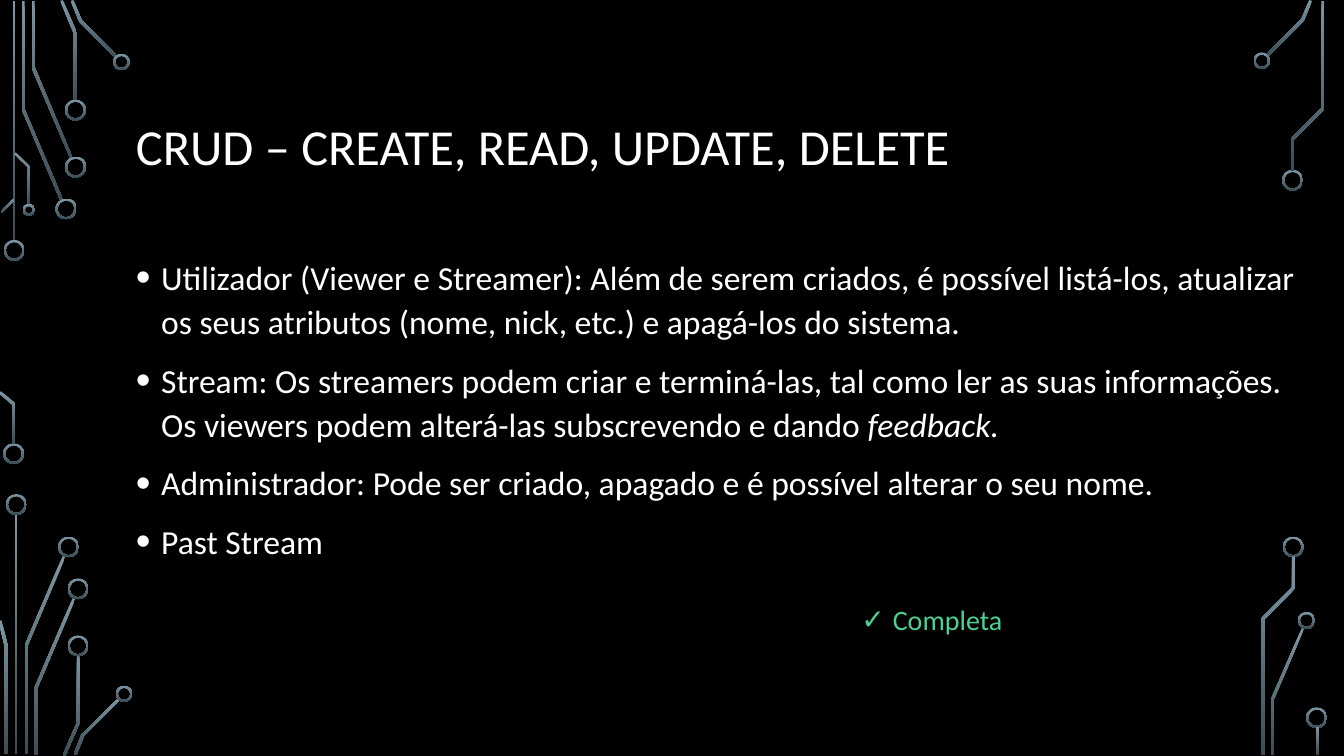
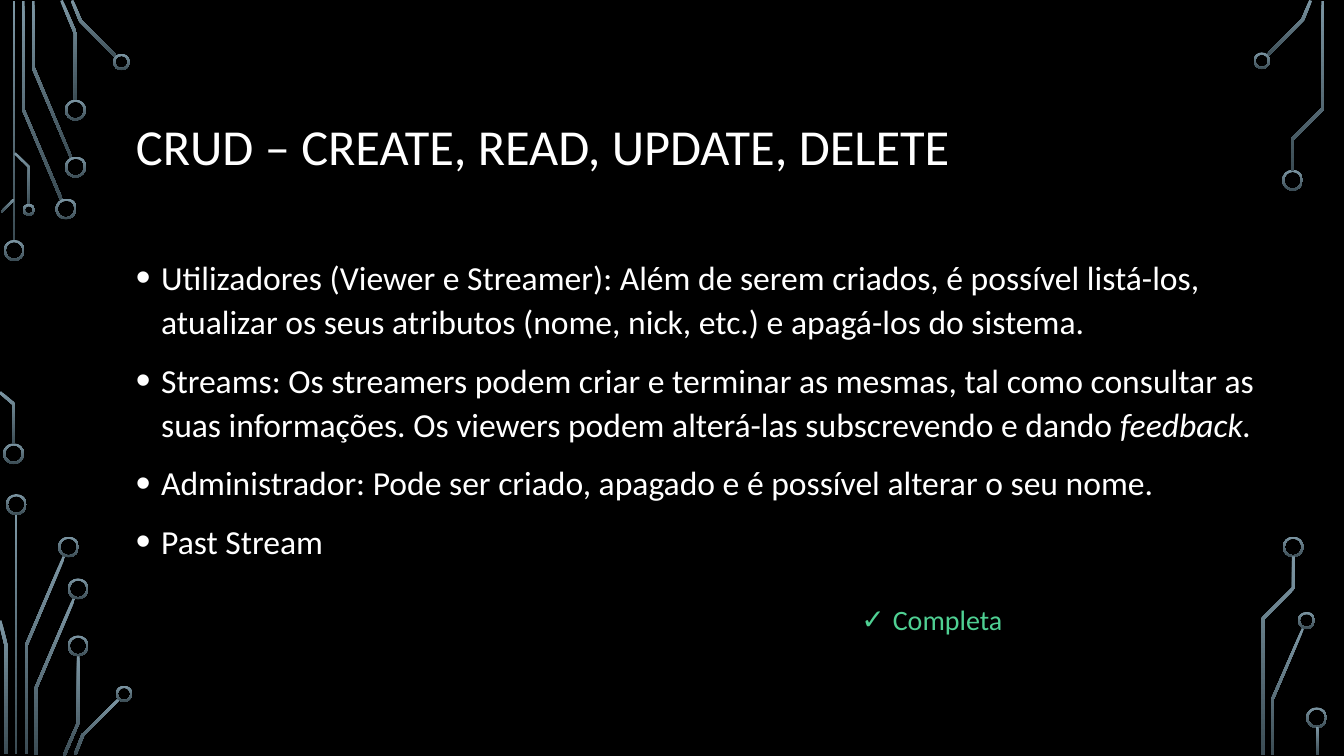
Before and after one commit to BrunoRosendo/StreamZ-AEDA-proj-, a slide deck: slide 11 of StreamZ.pptx. Drawn at 1344x756 pixels with LibreOffice and Linux fonts; fonts in the diff are those of the drawing; background and template pictures are left out. Boxes give left, top, right and bottom in pixels: in the first picture for what was removed or moved away, otherwise in the second. Text is boxed around its words. In the diff, an @@ line names an element or a change of style, - is before the commit and + after.

```diff
--- a/StreamZ.pptx
+++ b/StreamZ.pptx
@@ text at (x1=161, y1=265, x2=1254, y2=443): text changed @@
-• Utilizador (Viewer e Streamer): Além de serem criados, é possível listá-los, atualizar os seus atributos (nome, nick, etc.) e apagá-los do sistema.
-• Stream: Os streamers podem criar e terminá-las, tal como ler as suas informações. Os viewers podem alterá-las subscrevendo e dando feedback.
+• Utilizadores (Viewer e Streamer): Além de serem criados, é possível listá-los, atualizar os seus atributos (nome, nick, etc.) e apagá-los do sistema.
+• Streams: Os streamers podem criar e terminar as mesmas, tal como consultar as suas informações. Os viewers podem alterá-las subscrevendo e dando feedback.
```
Also in this commit, not shown: 1 other slide changed.
